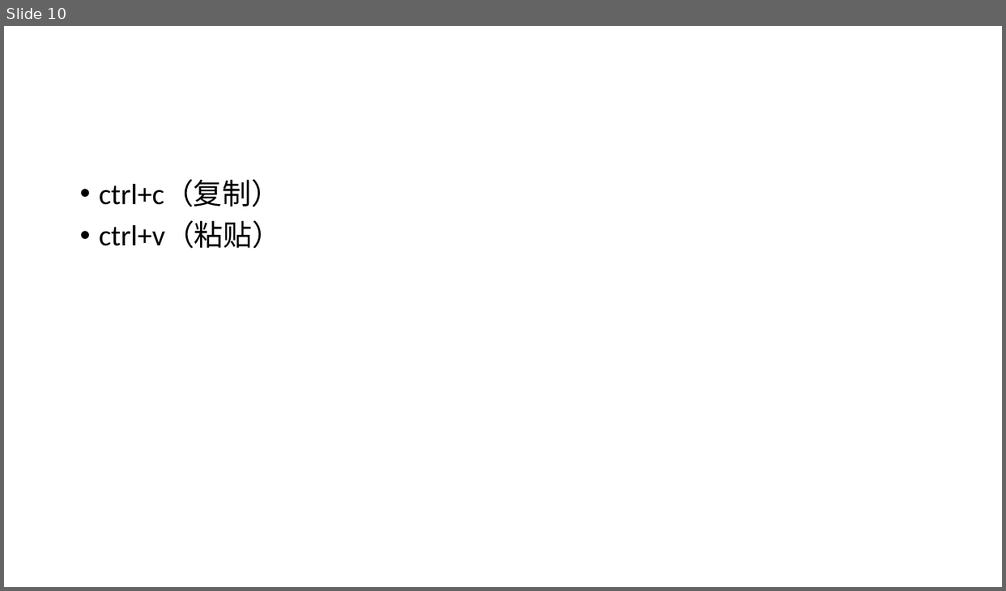
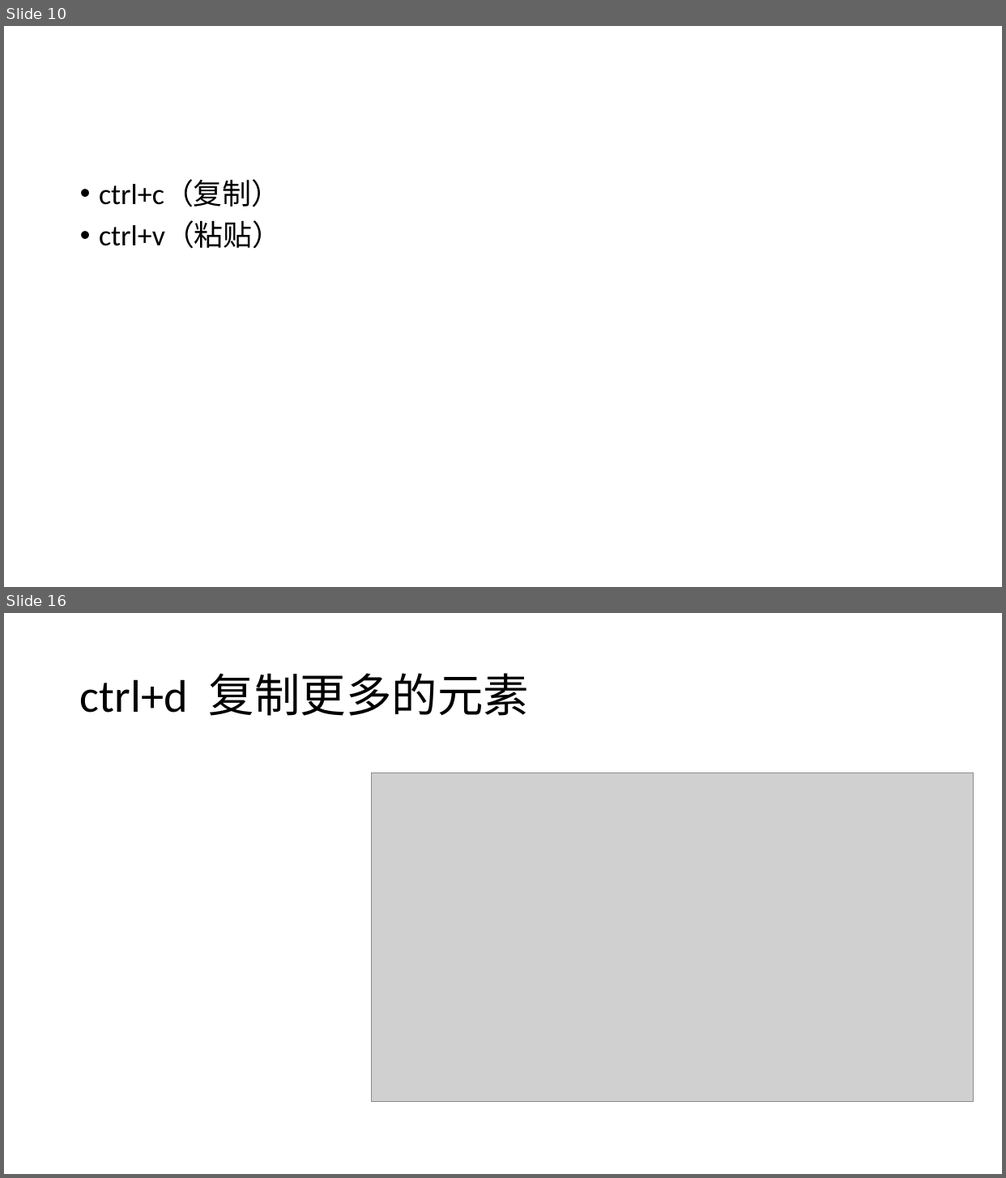
Before and after one commit to coderLynn/lecture, a slide deck: 课程/初级/html+css部分.pptx. Shown one above the other, each under a label of ours: slide 10 before the commit, slides 10 and 16 after it; the slides between them are not shown. The pictures are 1006x591 and 1006x1178 pixels, drawn with LibreOffice and Linux fonts; fonts in the diff are those of the drawing; grey boxes stand for pictures. Boxes give left, top, right and bottom in pixels: in the first picture for what was removed or moved away, otherwise in the second. Text is boxed around its words. In the diff, an @@ line names an element or a change of style, - is before the commit and + after.

```diff
--- a/课程/初级/html+css部分.pptx
+++ b/课程/初级/html+css部分.pptx
@@ slide 16 added at (4, 613, 1002, 1174), background #FFFFFF @@
@@ title added at (80, 673, 529, 716), 44 pt, text #000000 @@
+ctrl+d 复制更多的元素
@@ picture added at (371, 773, 974, 1102) @@
```
Also in this commit, not shown: 15 other slides added, 5 other files.
